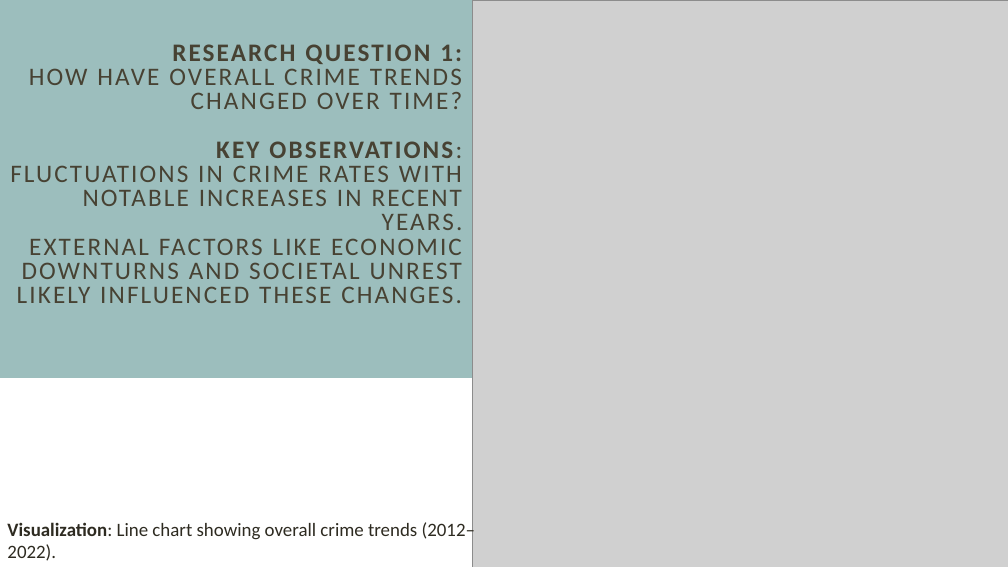
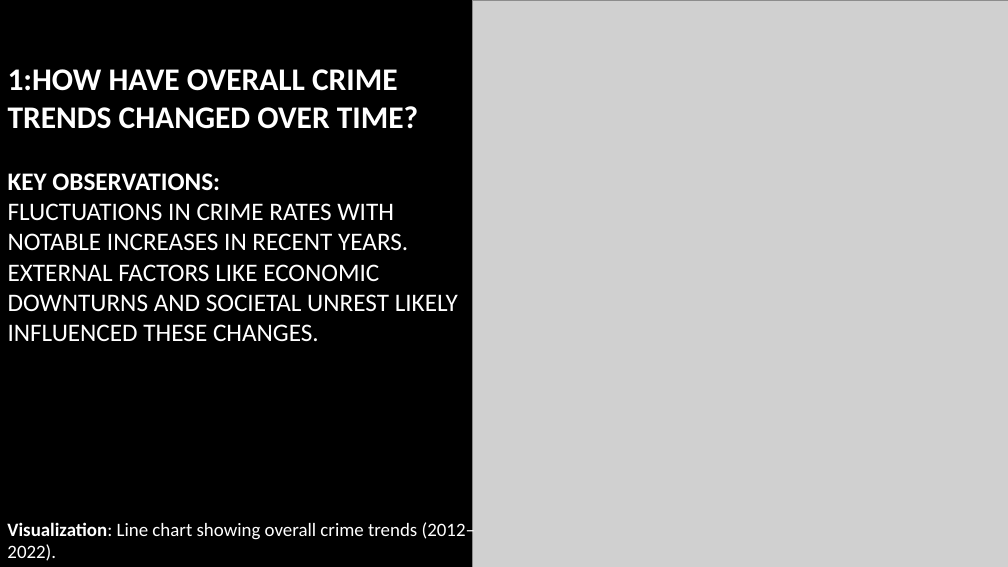
Before and after one commit to EngrIBGIT/Advanced-Data-Analytics---Portfolio-Project-for-DataPulse, a slide deck: slide 13 of presentation/Analysis_of_Police_Recorded_Data_Ibrahim_.pptx (slide 9 before the commit). Drawn at 1008x567 pixels with LibreOffice and Linux fonts; fonts in the diff are those of the drawing; grey boxes stand for pictures; background and template pictures are left out. Boxes give left, top, right and bottom in pixels: in the first picture for what was removed or moved away, otherwise in the second. Text is boxed around its words. In the diff, an @@ line names an element or a change of style, - is before the commit and + after.

```diff
--- a/presentation/Analysis_of_Police_Recorded_Data_Ibrahim_.pptx
+++ b/presentation/Analysis_of_Police_Recorded_Data_Ibrahim_.pptx
@@ background #FFFFFF to picture (left out) @@
@@ title "1:HOW HAVE OVERALL CRIME TRENDS ..." at [8,69,458,341]: vertical alignment middle to bottom @@
@@ rectangle removed at [0,0,1008,378] @@
@@ title at [8,69,458,341]: text changed; text colour #474233 to #FFFFFF @@
-RESEARCH QUESTION 1:
-HOW HAVE OVERALL CRIME TRENDS CHANGED OVER TIME?
-KEY OBSERVATIONS:
-FLUCTUATIONS IN CRIME RATES WITH NOTABLE INCREASES IN RECENT YEARS.
-EXTERNAL FACTORS LIKE ECONOMIC DOWNTURNS AND SOCIETAL UNREST LIKELY INFLUENCED THESE CHANGES.
+1:HOW HAVE OVERALL CRIME TRENDS CHANGED OVER TIME?
+KEY OBSERVATIONS:
+FLUCTUATIONS IN CRIME RATES WITH NOTABLE INCREASES IN RECENT YEARS.
+EXTERNAL FACTORS LIKE ECONOMIC DOWNTURNS AND SOCIETAL UNREST LIKELY INFLUENCED THESE CHANGES.
@@ text "Visualization: Line chart showing overall ..." at [7,520,475,561]: text colour #2E2B21 to #FFFFFF @@
```
Also in this commit, not shown: 18 other slides changed, 9 slides added, 4 slides removed.
